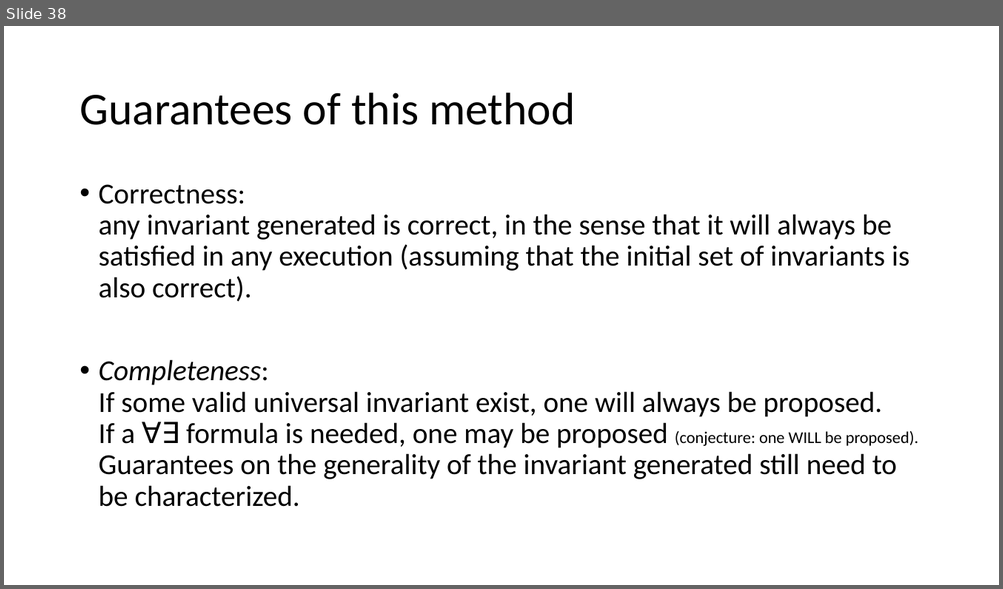
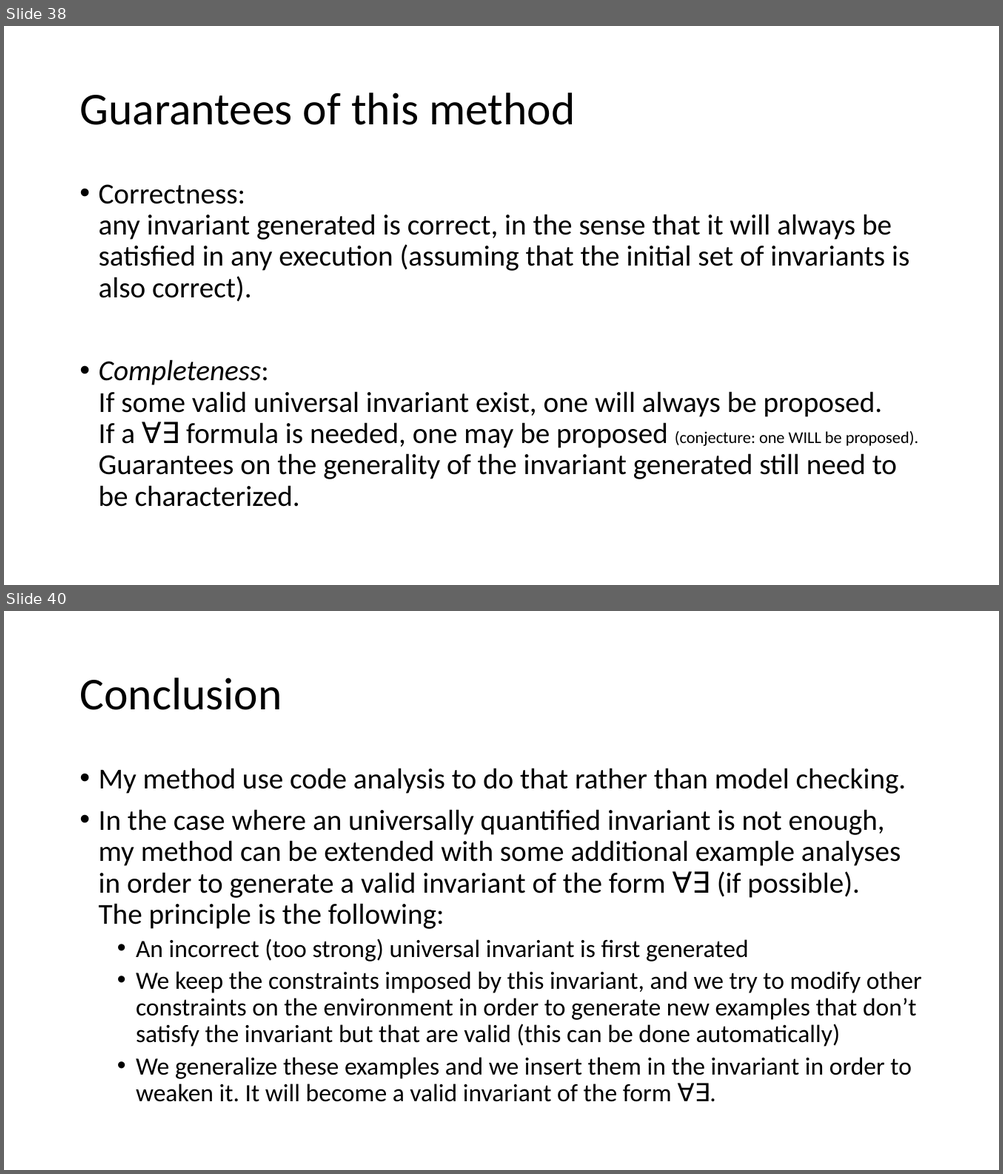
Before and after one commit to tjhance/ivy-research, a slide deck: invariant_synthesis/Invariant Synthesis.pptx. Shown one above the other, each under a label of ours: slide 38 before the commit, slides 38 and 40 after it; the slides between them are not shown. The pictures are 1003x589 and 1003x1174 pixels, drawn with LibreOffice and Linux fonts; fonts in the diff are those of the drawing. Boxes give left, top, right and bottom in pixels: in the first picture for what was removed or moved away, otherwise in the second. Text is boxed around its words. In the diff, an @@ line names an element or a change of style, - is before the commit and + after.

```diff
--- a/invariant_synthesis/Invariant Synthesis.pptx
+++ b/invariant_synthesis/Invariant Synthesis.pptx
@@ slide 40 added at bbox=[4, 611, 999, 1170], background #FFFFFF @@
@@ title added at bbox=[79, 678, 282, 710], 44 pt, text #000000 @@
+Conclusion
@@ text added at bbox=[99, 768, 922, 1102], 24 pt, text #000000 @@
+• My method use code analysis to do that rather than model checking.
+• In the case where an universally quantified invariant is not enough, my method can be extended with some additional example analyses in order to generate a valid invariant of the form ∀∃ (if possible).
+  The principle is the following:
+  • An incorrect (too strong) universal invariant is first generated
+  • We keep the constraints imposed by this invariant, and we try to modify other constraints on the environment in order to generate new examples that don’t satisfy the invariant but that are valid (this can be done automatically)
+  • We generalize these examples and we insert them in the invariant in order to weaken it. It will become a valid invariant of the form ∀∃.
```
Also in this commit, not shown: 6 slides changed, 1 other slide added.
